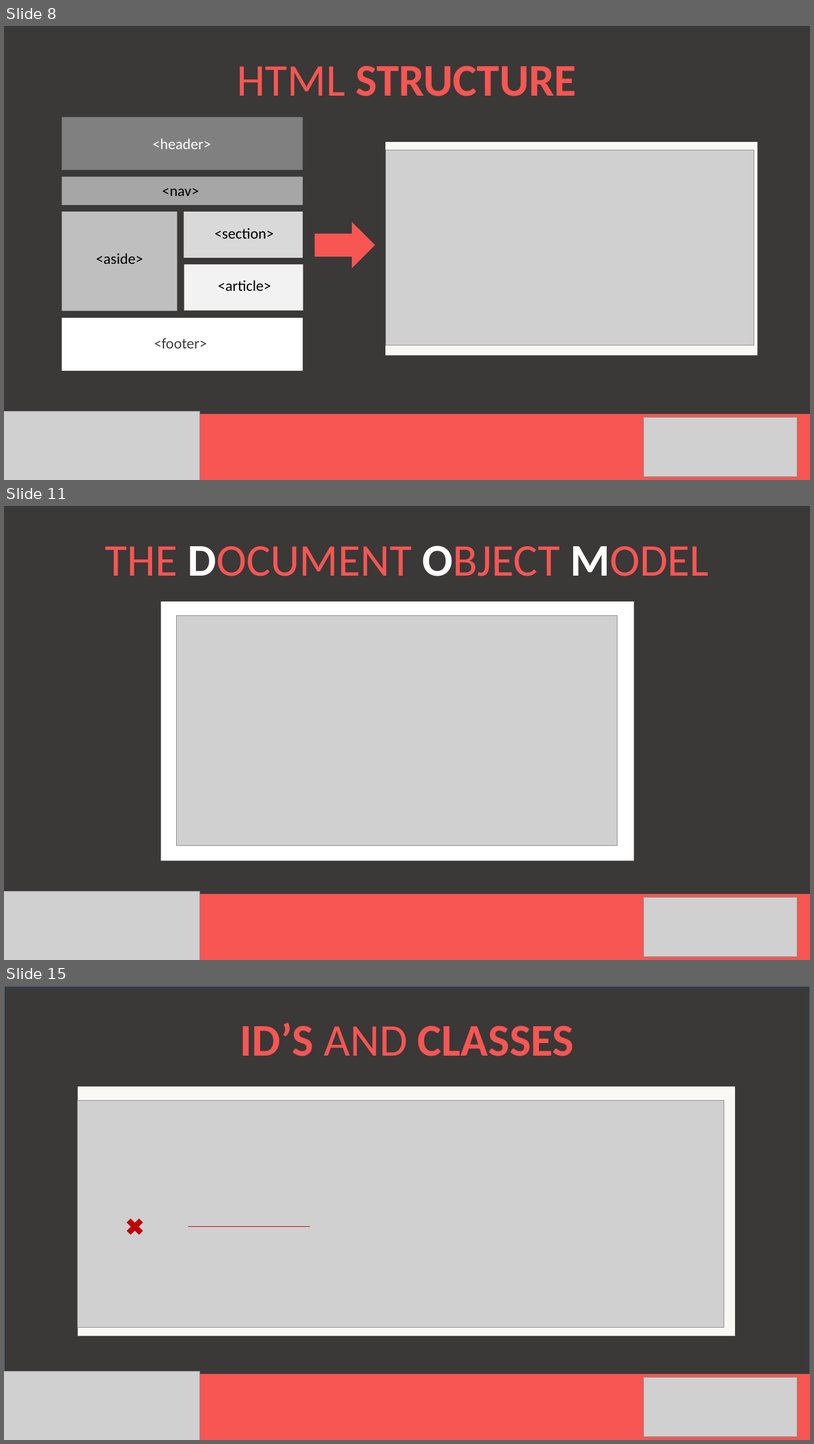
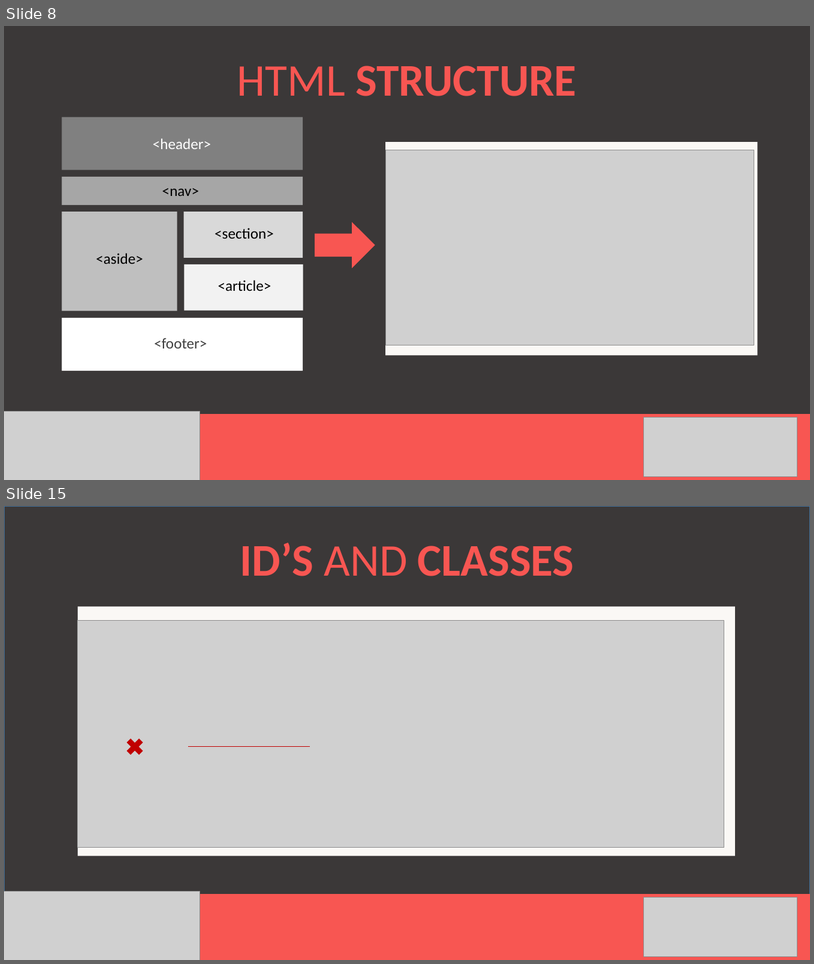
Before and after one commit to mleisegang/GirlCode_2017_HtmlCss, a slide deck: HTML Girl Code.pptx. Shown one above the other, each under a label of ours: slides 8, 11 and 15 before the commit, slides 8 and 15 after it; the slides between them are not shown. The pictures are 814x1444 and 814x964 pixels, drawn with LibreOffice and Linux fonts; fonts in the diff are those of the drawing; grey boxes stand for pictures. Boxes give left, top, right and bottom in pixels: in the first picture for what was removed or moved away, otherwise in the second. Text is boxed around its words. In the diff, an @@ line names an element or a change of style, - is before the commit and + after.

```diff
--- a/HTML Girl Code.pptx
+++ b/HTML Girl Code.pptx
@@ slide 11 removed at (4,506,810,960), background #FFFFFF @@
@@ rectangle removed at (4,506,810,960) @@
@@ subtitle removed at (105,546,709,576) @@
-THE DOCUMENT OBJECT MODEL
@@ rectangle removed at (161,601,635,861) @@
@@ picture removed at (177,615,618,846) @@
@@ rectangle removed at (4,894,810,960) @@
@@ picture removed at (4,891,200,960) @@
@@ picture removed at (644,897,797,957) @@
```
Also in this commit, not shown: 13 slides changed, 3 slides added, 1 other slide removed.
